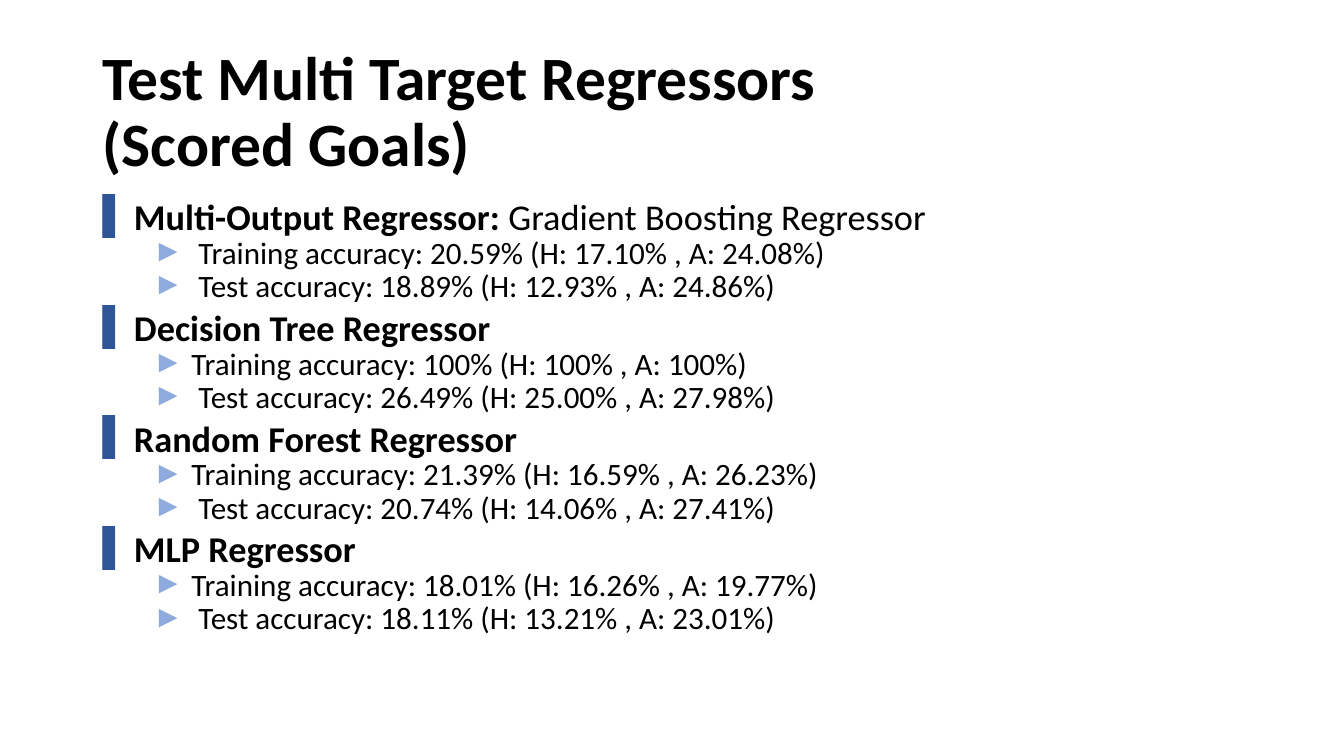
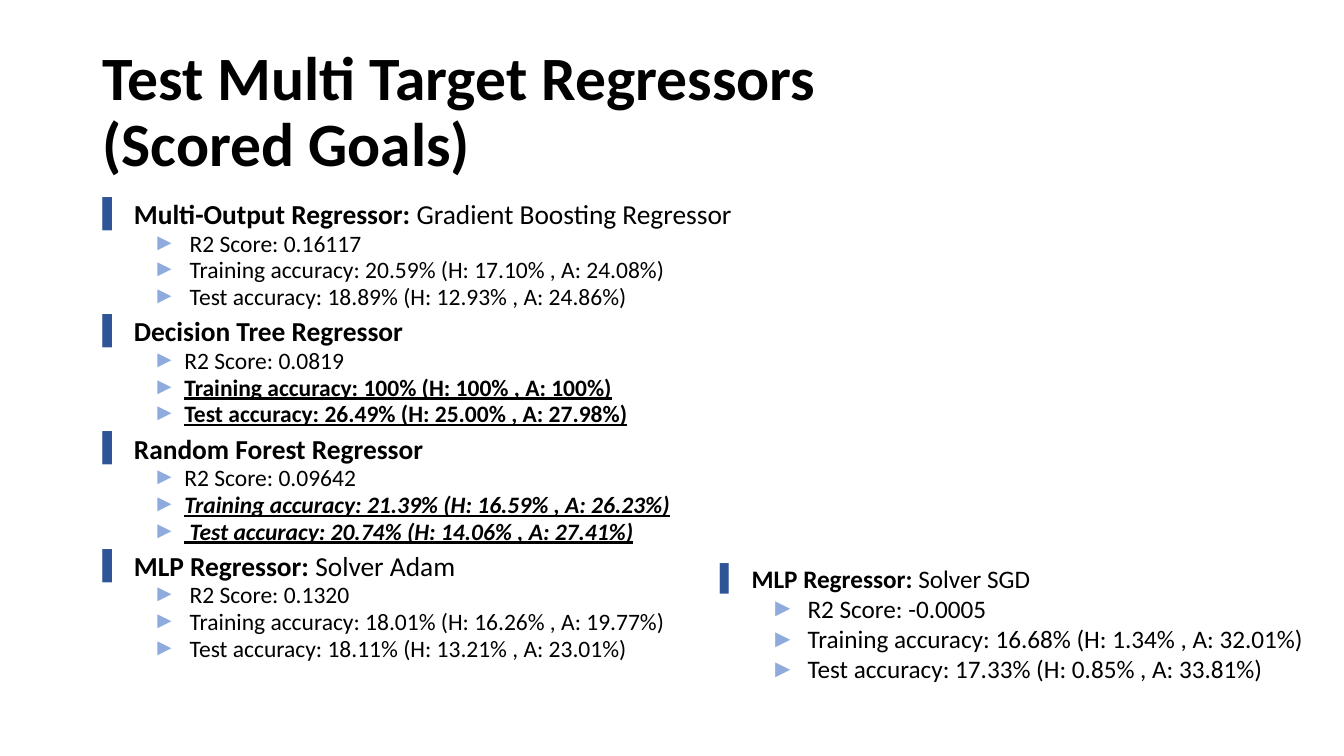
Before and after one commit to Khaledjallouli/project, a slide deck: slide 5 of Daily/sprint7/Sprint7_Review.pptx. Drawn at 1344x756 pixels with LibreOffice and Linux fonts; fonts in the diff are those of the drawing; background and template pictures are left out. Boxes give left, top, right and bottom in pixels: in the first picture for what was removed or moved away, otherwise in the second. Text is boxed around its words. In the diff, an @@ line names an element or a change of style, - is before the commit and + after.

```diff
--- a/Daily/sprint7/Sprint7_Review.pptx
+++ b/Daily/sprint7/Sprint7_Review.pptx
@@ text at <box>134,204,731,661</box>: size 25.9 to 19.6 pt in "Multi-Output Regressor: Gradient Boosting Regressor", "Decision Tree Regressor", "Random Forest Regressor"; size 22.2 to 16.8 pt in "Training accuracy: 20.59% (H: 17.10% , A: ...", "Test accuracy: 18.89% (H: 12.93% , A: ...", "Training accuracy: 100% (H: 100% , A: ...", "Test accuracy: 26.49% (H: 25.00% , A: ..." and 4 more places; bold on, underline on in "Training accuracy: 100% (H: 100% , A: ...", "Test accuracy: 26.49% (H: 25.00% , A: ...", "Training accuracy: 21.39% (H: 16.59% , A: ...", "Test accuracy: 20.74% (H: 14.06% , A: ..."; italic on in "Training accuracy: 21.39% (H: 16.59% , A: ...", "Test accuracy: 20.74% (H: 14.06% , A: ..." @@
@@ text at <box>190,236,361,252</box>: paragraph added @@
+  ► R2 Score: 0.16117
@@ text at <box>184,353,345,369</box>: paragraph added @@
+  ► R2 Score: 0.0819
@@ text at <box>184,470,356,486</box>: paragraph added @@
+  ► R2 Score: 0.09642
@@ text at <box>134,557,455,603</box>: text changed; size 25.9 to 19.6 pt; bold off @@
-▌ MLP Regressor
+▌ MLP Regressor: Solver Adam
+  ► R2 Score: 0.1320
@@ text added at <box>752,570,1303,682</box>, 18 pt, text #000000 @@
+▌ MLP Regressor: Solver SGD
+  ► R2 Score: -0.0005
+  ► Training accuracy: 16.68% (H: 1.34% , A: 32.01%)
+  ► Test accuracy: 17.33% (H: 0.85% , A: 33.81%)
```
